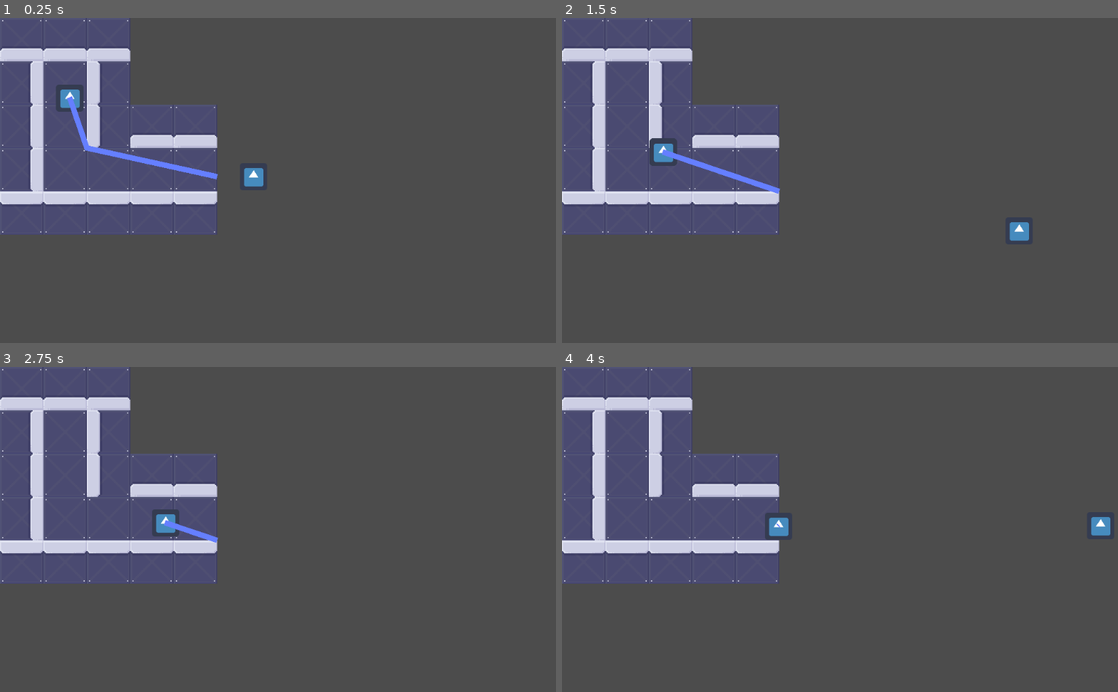
Above: before the commit, frames 1-4 (two rows, left to right).
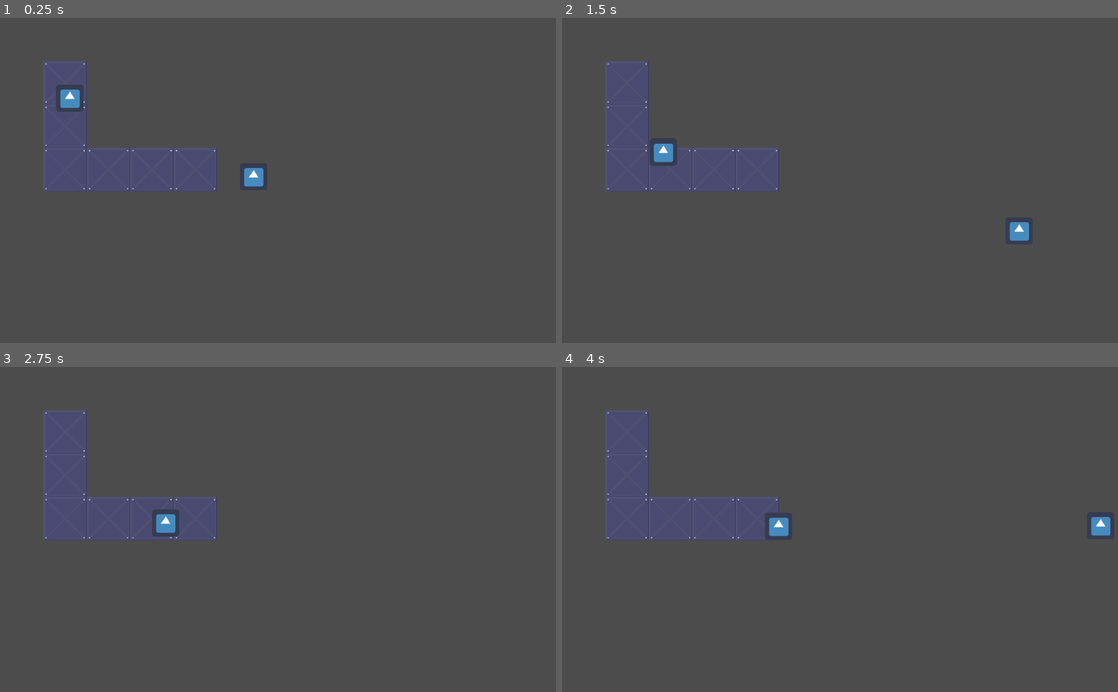
Above: after the commit, the same moments.

Repository: HasanMafatihul/ancient-horror-JAM
Game: Godot game, scene res://main.tscn
Same seed, same stepped clock (60 frames per second), same inputs: the game is played once before the commit and once after it. The project has no main scene, so this scene is started directly. The engine's default icon, where the game draws it, is replaced by a stand-in: a white triangle on a blue panel in a dark square.
Inputs (mouse positions are in pixels of both pictures, inside the frame that each line leads up to):
- Up to frame 1 (0.25 s): no input
- Up to frame 2 (1.5 s): move the mouse to (962, 164) at 0.52 s; hold D (right) 0.53-1.28 s; click (962, 164) at 0.67 s; move the mouse to (728, 196) at 1.27 s; hold S (down) from 1.28 s (still down)
- Up to frame 3 (2.75 s): move the mouse to (333, 458) at 2.02 s; release S (down) at 2.03 s; hold D (right) from 2.03 s (still down)
- Up to frame 4 (4 s): move the mouse to (812, 594) at 2.77 s; release D (right) at 2.78 s; hold W (up) 2.78-3.53 s; click (812, 594) at 2.92 s; move the mouse to (1006, 578) at 3.52 s; hold A (left) from 3.53 s (still down)

The runs differ from the first frame. In frame 1, 16% of the frame differs, in the area x 0-40%, y 0-67%; in frame 2, 16%; in frame 3, 16%; in frame 4, 16%.

Commit message:
Added WIP Raytrace

Diff:
--- a/main.tscn
+++ b/main.tscn
@@ -132,7 +132,7 @@
 tile_set = SubResource( 6 )
 cell_size = Vector2( 80, 80 )
 format = 1
-tile_data = PoolIntArray( 0, 3, 0, 1, 3, 0, 2, 3, 0, 65536, 2, 0, 65537, 0, 0, 65538, 4, 0, 131072, 2, 0, 131073, 0, 0, 131074, 4, 0, 131075, 3, 0, 131076, 3, 0, 196608, 2, 0, 196609, 0, 0, 196610, 0, 0, 196611, 0, 0, 196612, 0, 0, 262144, 1, 0, 262145, 1, 0, 262146, 1, 0, 262147, 1, 0, 262148, 1, 0 )
+tile_data = PoolIntArray( 65537, 0, 0, 131073, 0, 0, 196609, 0, 0, 196610, 0, 0, 196611, 0, 0, 196612, 0, 0 )
 
 [node name="monster" type="Sprite" parent="."]
 position = Vector2( 121.016, 125.841 )
@@ -140,7 +140,23 @@
 texture = ExtResource( 3 )
 script = ExtResource( 4 )
 
+[node name="RayCast2D" type="RayCast2D" parent="monster"]
+enabled = true
+cast_to = Vector2( 0, 100 )
+
 [node name="Line2D" type="Line2D" parent="."]
+visible = false
 
 [node name="player" parent="." instance=ExtResource( 5 )]
 position = Vector2( 466.944, 292.963 )
+
+[node name="StaticBody2D" type="StaticBody2D" parent="."]
+
+[node name="CollisionPolygon2D" type="CollisionPolygon2D" parent="StaticBody2D"]
+build_mode = 1
+polygon = PoolVector2Array( 40.3354, 63.9322, 190.505, 65.267, 185.166, 214.102, 412.756, 221.443, 411.421, 35.2331, 33.6612, 21.8847 )
+
+[node name="CollisionPolygon2D2" type="CollisionPolygon2D" parent="StaticBody2D"]
+position = Vector2( -8.67645, 108.122 )
+build_mode = 1
+polygon = PoolVector2Array( 43.0051, -46.8595, 82.3829, -46.8595, 82.3829, 228.785, 420.765, 220.776, 412.088, 264.158, 36.3309, 274.169 )
--- a/mc.gd
+++ b/mc.gd
@@ -5,8 +5,17 @@
 var nav_2d : Navigation2D
 var target
 var line : Line2D
+onready var rayCast2D = $RayCast2D
 
 func _physics_process(delta):
+
+	# Vision / Hearing
+	var collision_object = rayCast2D.get_collider()
+	print(collision_object)
+	# set up for next frame's collision
+	var direction_to_player = global_position.direction_to(target.global_position)
+	rayCast2D.cast_to = direction_to_player * 500
+
 	path = nav_2d.get_simple_path(global_position, target.global_position)
 	line.points = path
 
